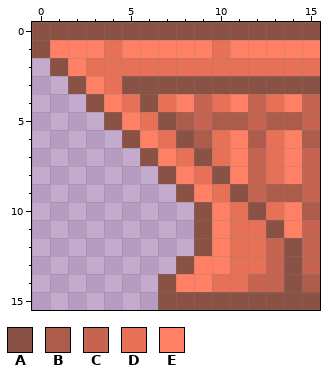
A pixel-art sprite gets an edit: android/assets/textures/platform/1/top_left.png. Above is the file before it was changed.
The file is 16x16 pixels.
Palette (. is transparent): A #8a5145  B #ad5c4b  C #c56551  D #e77157  E #ff8065
Pixels before, first column x 0:
 0 AAAAAAAAAAAAAAAA
 1 AEEEDEEEEEDEEEEE
 2 .AEDDDDDDDDDDDDD
 3 ..AEDAAAAAAAAAAA
 4 ...AEDADECDECDEC
 5 ....AEDABCBBCBBC
 6 .....AEDABDEBDEB
 7 ......AEDADECDEC
 8 .......AEDAECDEC
 9 ........AEDACBBC
10 .........AEDADEB
11 .........AEDDAEC
12 .........AEDDCAC
13 ........AEEDDCAC
14 .......AEEDDCCAB
15 .......AAAAAAAAA
And afterwards:
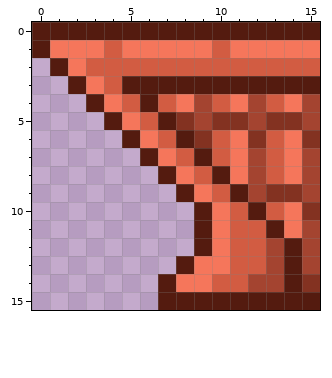
Edits made:
colour A: #8a5145 -> #541b0f
colour B: #ad5c4b -> #833221
colour C: #c56551 -> #a44430
colour D: #e77157 -> #d25c42
colour E: #ff8065 -> #f5765b
Boxes around the changes in both pictures, in picture pixels (x1, y1, x2, y2):
changed: (32, 22, 320, 310)
